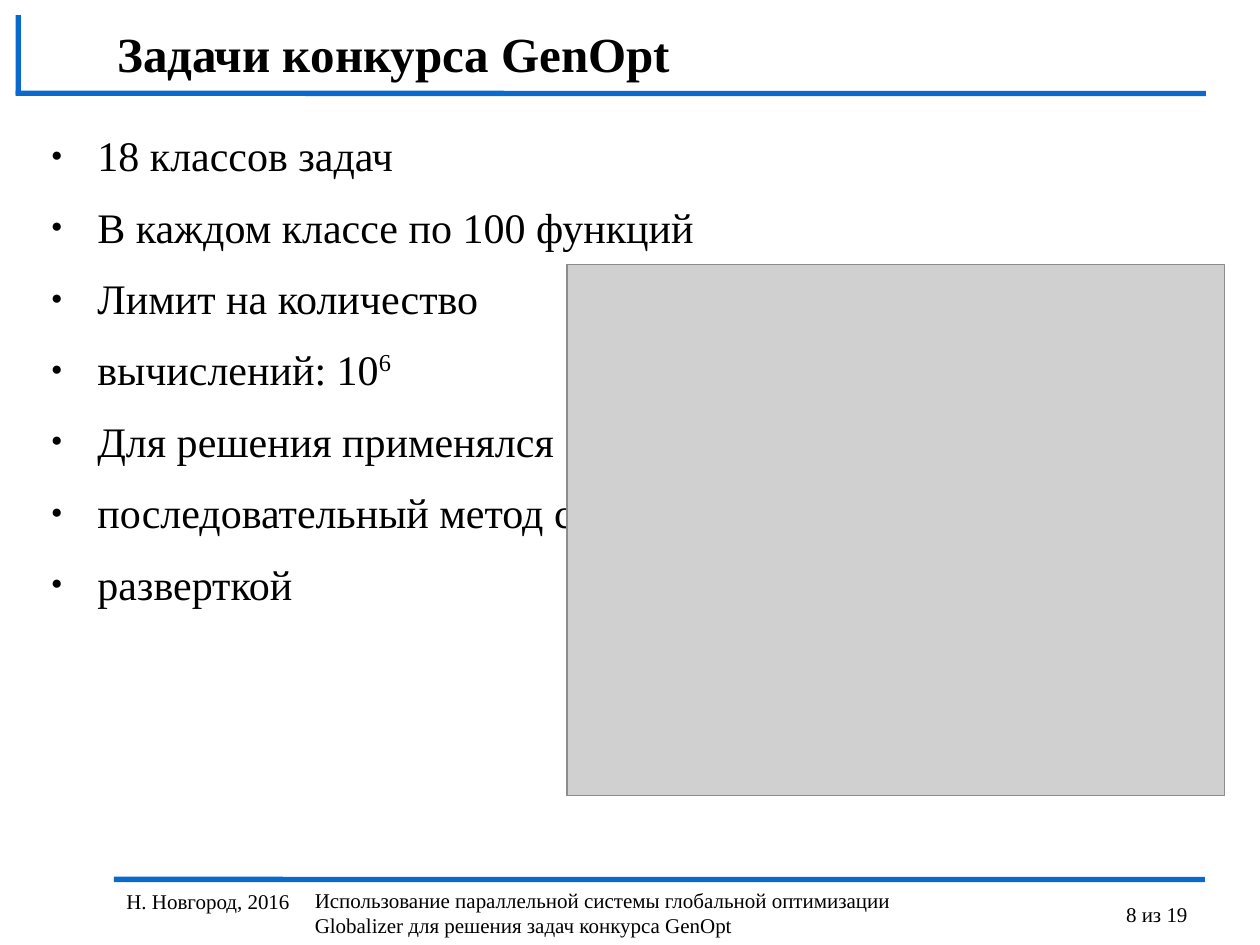
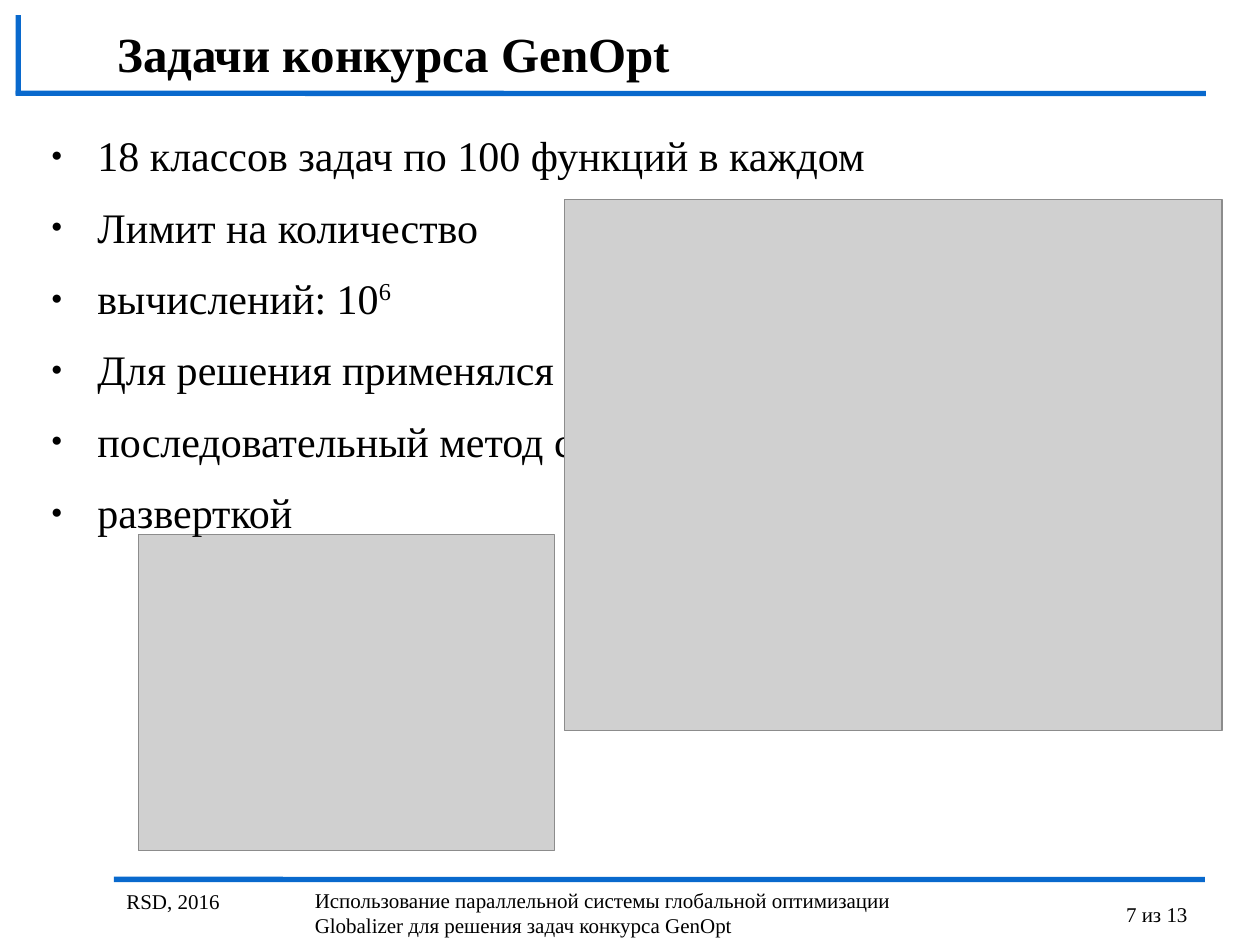
Before and after one commit to kabarkalov/GlobOptPapers, a slide deck: slide 7 of 2016/RSD/RSD_Sovrasov.odp (slide 8 before the commit). Drawn at 1260x945 pixels with LibreOffice and Linux fonts; fonts in the diff are those of the drawing; grey boxes stand for pictures; background and template pictures are left out. Boxes give left, top, right and bottom in pixels: in the first picture for what was removed or moved away, otherwise in the second. Text is boxed around its words. In the diff, an @@ line names an element or a change of style, - is before the commit and + after.

```diff
--- a/2016/RSD/RSD_Sovrasov.odp
+++ b/2016/RSD/RSD_Sovrasov.odp
@@ text at [97, 142, 864, 180]: text changed @@
-● 18 классов задач
-● В каждом классе по 100 функций
+● 18 классов задач по 100 функций в каждом
@@ picture: place and size @@
-picture at [567, 265, 1225, 795]
+picture at [564, 200, 1222, 731]
@@ picture added at [139, 534, 554, 850] @@
@@ text at [126, 895, 220, 912]: text changed @@
-Н. Новгород, 2016
+RSD, 2016
@@ page number at [1126, 908, 1188, 923]: text changed @@
-8 из 19
+7 из 13
```
Also in this commit, not shown: 10 other slides changed, 2 slides added, 2 slides removed.
